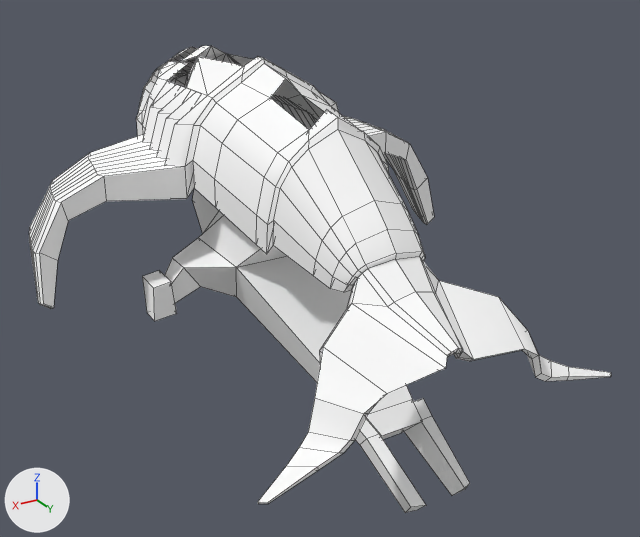
An edit to the FBX model Assets/Models/Characters/AutomatonShooter.fbx, drawn before and after from the same camera.
Both versions are drawn from a 50 mm camera at (0.0327, 0.0586, 0.0394) aimed at (-0.0024, 0.0001, 0.0101). Arrows for +X, +Y and +Z are at lower left; the lights stay in place. Mesh edges are drawn as thin lines. Where no turn or scale is listed for an object, it has been applied to the vertices. Vertices at the same position are counted once.

In view in the first picture: 'AutomatonShooter'.
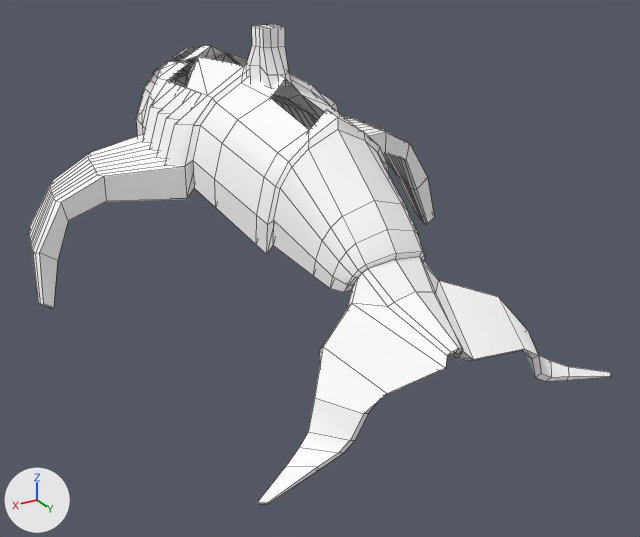
Where the newer file only moved an object's origin or applied its transform, the numbers keep the older frame.

Pixel boxes [x1, y1, x2, y2] of what changed, in the pictures (640 x 537 px):
```json
{"object": "AutomatonShooter", "change": "reshaped", "before": [29, 46, 611, 513], "after": [29, 24, 611, 504]}
{"part": 1, "of": "me_mesh", "change": "added", "after": [246, 24, 292, 89]}
{"part": 2, "of": "me_mesh", "change": "deleted", "before": [142, 188, 470, 513]}
```

The change, as JSON lines over the scene's bpy script:
```json
{"block": "me_mesh", "where": "# used by ob_automatonshooter; location = (0.0, 0.0, 0.0)"}
{"op": "remove", "block": "me_mesh", "code": "me_mesh.from_pydata(...)  # 893 vertices, 948 faces; spans x -0.0193..0.0193, y -0.0289..0.0216, z 0.0001..0.027"}
{"op": "add", "block": "me_mesh", "code": "me_mesh.from_pydata(...)  # 861 vertices, 916 faces; spans x -0.0193..0.0193, y -0.0289..0.0216, z 0.0069..0.0295"}
{"block": "me_mesh", "change": "me_mesh part 1: a new loose piece of 56 vertices spanning x -0.0015..0.0015, y -0.0053..-0.0016, z 0.0252..0.0295, in mat_automatonmaterial (its picture is missing)"}
{"block": "me_mesh", "change": "me_mesh part 2: the loose piece of 88 vertices spanning x -0.0106..0.0106, y -0.0131..0.0207, z 0.0001..0.0174 is deleted"}
```
